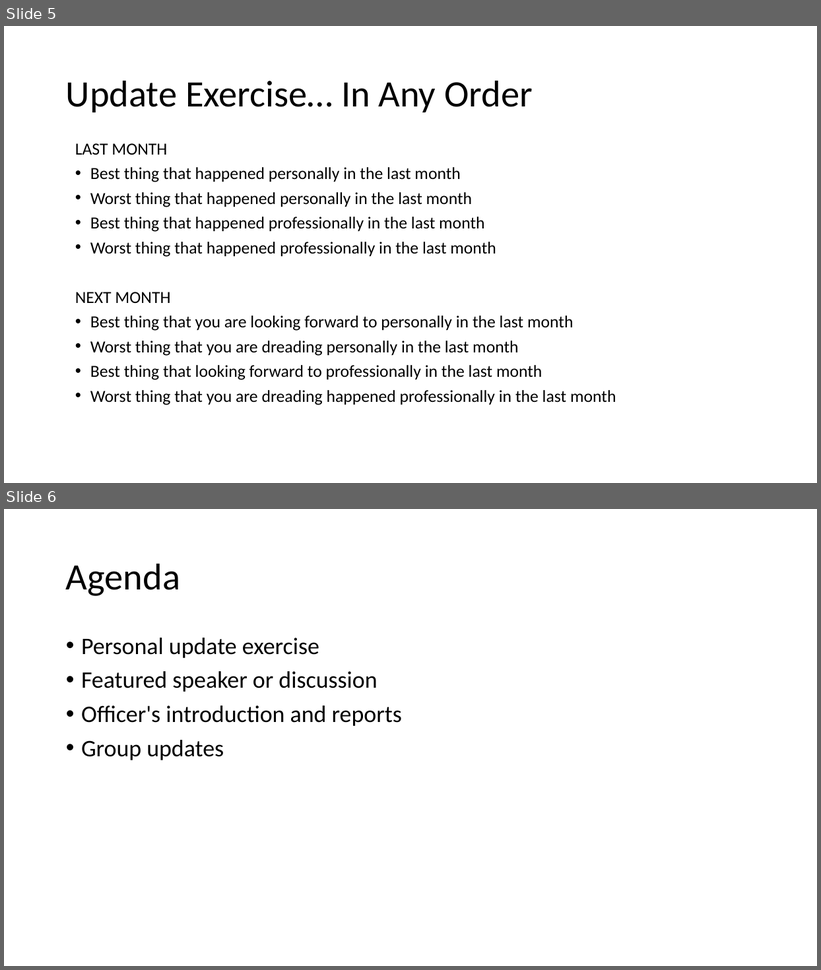
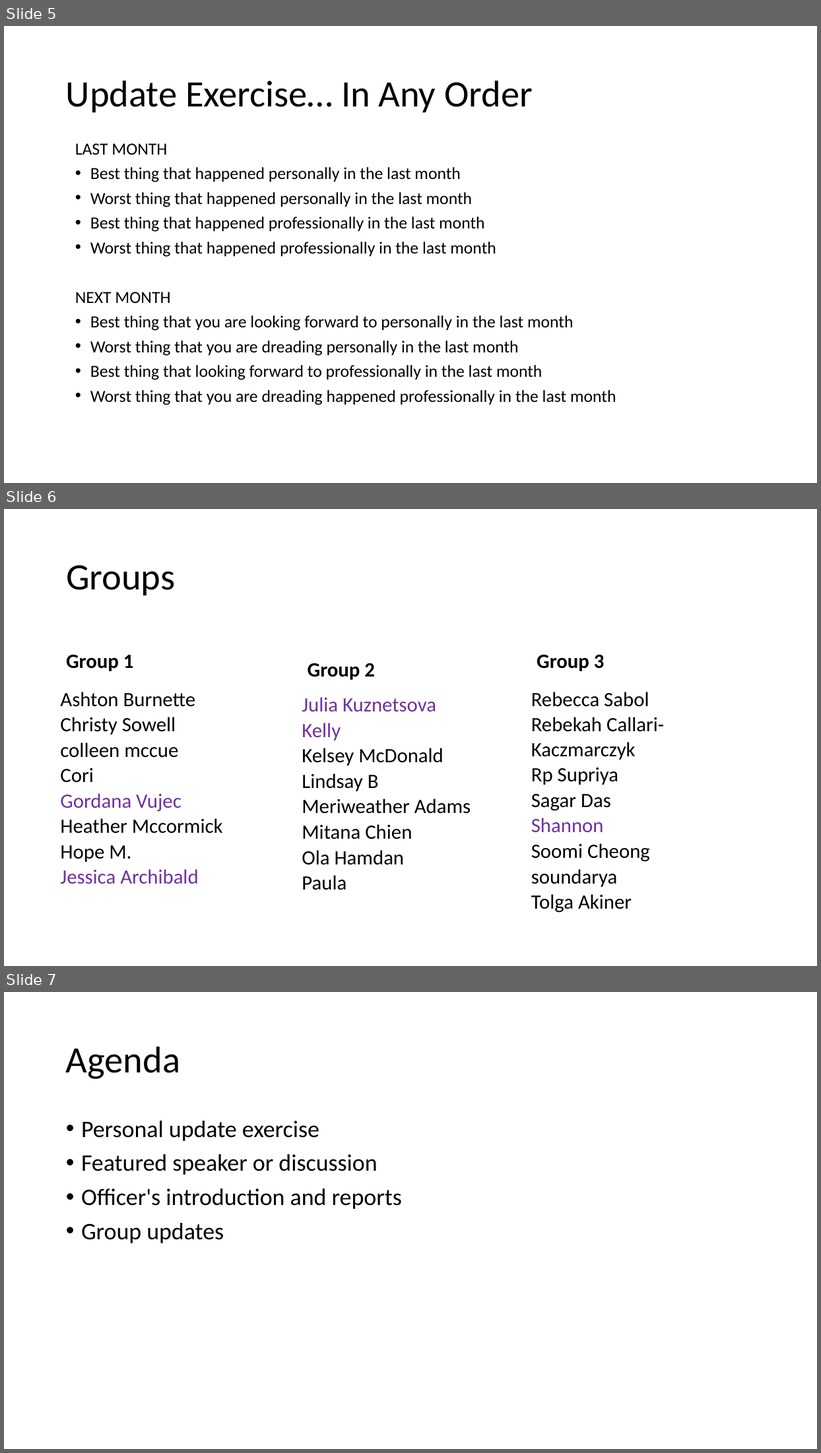
Before and after one commit to datascientistasociety/ServiceManual, a slide deck: ProgramsHandbook/WelcomeOfficerHelper.pptx. Shown one above the other, each under a label of ours: slides 5 and 6 before the commit, slides 5, 6 and 7 after it. The pictures are 821x970 and 821x1453 pixels, drawn with LibreOffice and Linux fonts; fonts in the diff are those of the drawing. Boxes give left, top, right and bottom in pixels: in the first picture for what was removed or moved away, otherwise in the second. Text is boxed around its words. In the diff, an @@ line names an element or a change of style, - is before the commit and + after.

```diff
--- a/ProgramsHandbook/WelcomeOfficerHelper.pptx
+++ b/ProgramsHandbook/WelcomeOfficerHelper.pptx
@@ slide 6 added at (4, 509, 817, 966), background #FFFFFF @@
@@ title added at (66, 565, 175, 595), 44 pt, text #000000 @@
+Groups
@@ text added at (66, 654, 134, 671), 24 pt, text #000000, bold @@
+Group 1
@@ text added at (308, 663, 375, 680), 24 pt, text #000000, bold @@
+Group 2
@@ text added at (537, 654, 605, 671), 24 pt, text #000000, bold @@
+Group 3
@@ table added at (59, 687, 263, 887), 8 rows, 1 columns @@
+Ashton Burnette
+Christy Sowell
+colleen mccue
+Cori
+Gordana Vujec
+Heather Mccormick
+Hope M.
+Jessica Archibald
@@ table added at (531, 687, 734, 916), 8 rows, 1 columns @@
+Rebecca Sabol
+Rebekah Callari-Kaczmarczyk
+Rp Supriya
+Sagar Das
+Shannon
+Soomi Cheong
+soundarya
+Tolga Akiner
@@ table added at (302, 692, 505, 893), 8 rows, 1 columns @@
+Julia Kuznetsova
+Kelly
+Kelsey McDonald
+Lindsay B
+Meriweather Adams
+Mitana Chien
+Ola Hamdan
+Paula
@@ what was slide 6 is now slide 7 @@
```
Also in this commit, not shown: 1 slide changed, 3 other slides added, 1 other file.
